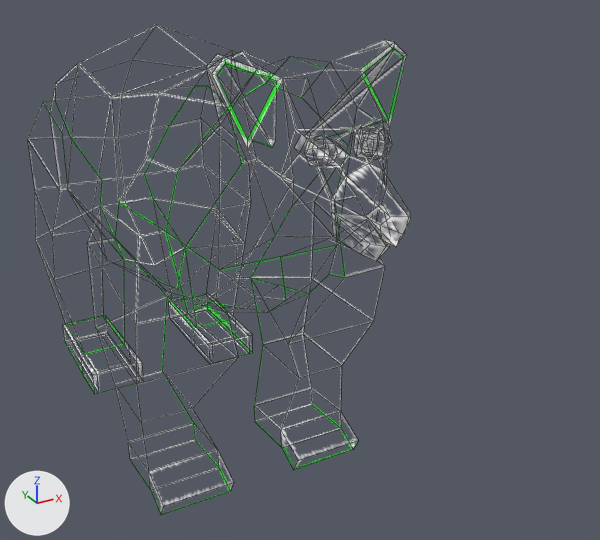
An edit to the FBX model Bear.FBX, drawn before and after from the same camera.
Both versions are drawn from a 50 mm lens placed at (-0.352, -0.883, 0.626), pointed at (0.095, -0.072, 0.221). The lights are fixed; the arrows at lower left show +X, +Y and +Z. Mesh edges are drawn as thin lines. Where no turn or scale is listed for an object, it has been applied to the vertices.

Names of what the first picture shows: 'Bear', 'Eyes'.
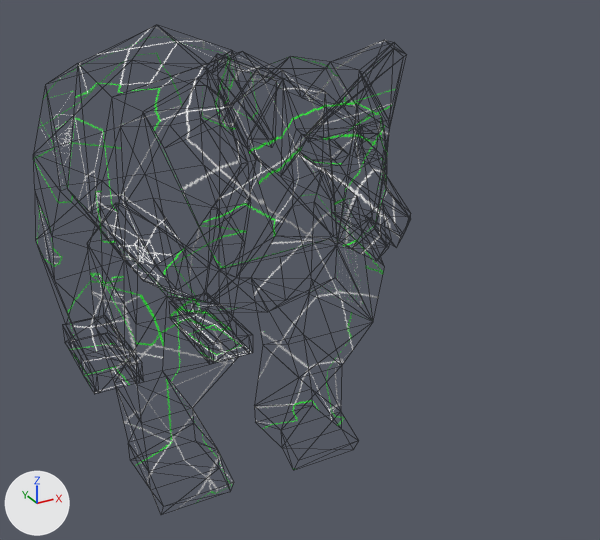
Commit message: First Attempt at Bear Walk [awful!] :)

The change, as a diff of the scene's bpy script:
```diff
--- a/Bear.FBX.py
+++ b/Bear.FBX.py
@@ me_mesh @@
 # used by ob_bear; location = (0.0, 0.063, 0.165)
-me_mesh.from_pydata(...)  # 278 vertices, 275 faces; spans x -0.145..0.298, y -0.474..0.26, z -0.17..0.351
+me_mesh.from_pydata(...)  # 266 vertices, 528 faces; spans x -0.145..0.145, y -0.474..0.255, z -0.17..0.351
+# me_mesh part 1: 16 vertices removed from x -0.141..0.141, y -0.271..-0.139, z 0.047..0.294; 12 vertices added at x -0.126..0.126, y -0.271..-0.139, z 0.099..0.307
+# me_mesh part 2: 1 vertex moved from x 0.0, y 0.255, z 0.079 to x 0.0, y 0.255, z 0.081; 14 vertices removed from x -0.132..0.119, y 0.041..0.26, z 0.04..0.248; 7 vertices added at x -0.132..0.118, y 0.041..0.244, z 0.001..0.248
 me_mesh.materials.append(mat_bear)
@@ ob_eyes @@
-ob_eyes = bpy.data.objects.new('Eyes', me_mesh_001)
-ob_eyes.location = (0.026, -0.326, 0.432)
```

Location of each change, [x1, y1, x2, y2] in pixels of the pictures (600 x 540 px; the box of a moved part takes in the faces that stretch with it):
'Bear', reshaped
    before: [28, 25, 411, 515]
    after: [34, 26, 401, 509]
'Eyes', deleted
    before: [305, 128, 392, 169]
part 1 of me_mesh, moved or reshaped
    before: [87, 52, 385, 357]
    after: [131, 62, 370, 320]
part 2 of me_mesh, moved or reshaped
    before: [28, 26, 293, 302]
    after: [34, 26, 253, 294]
